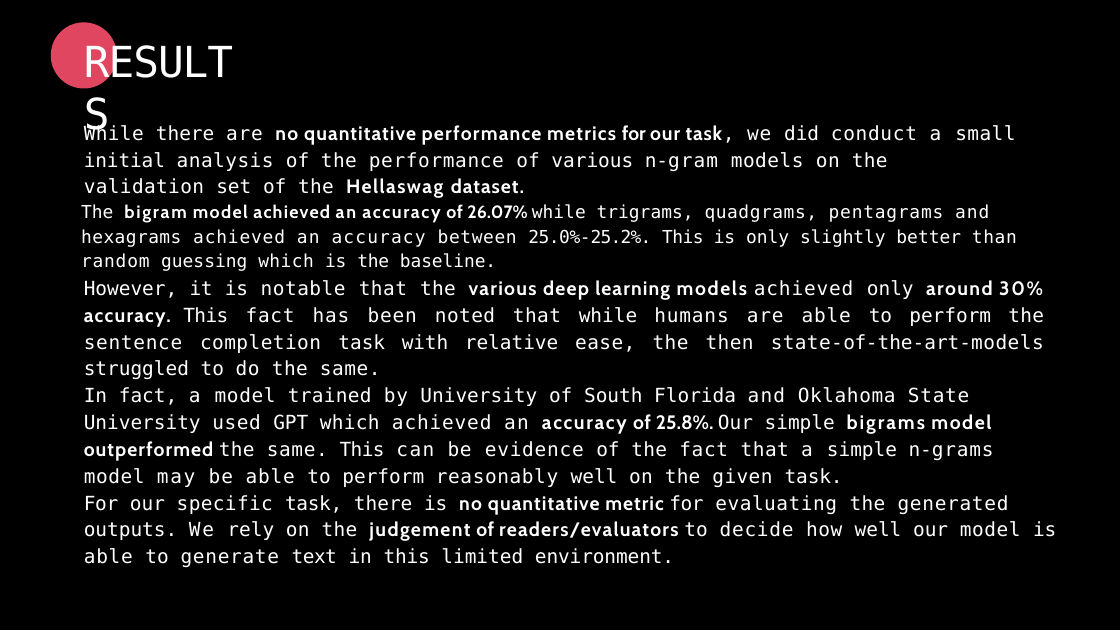
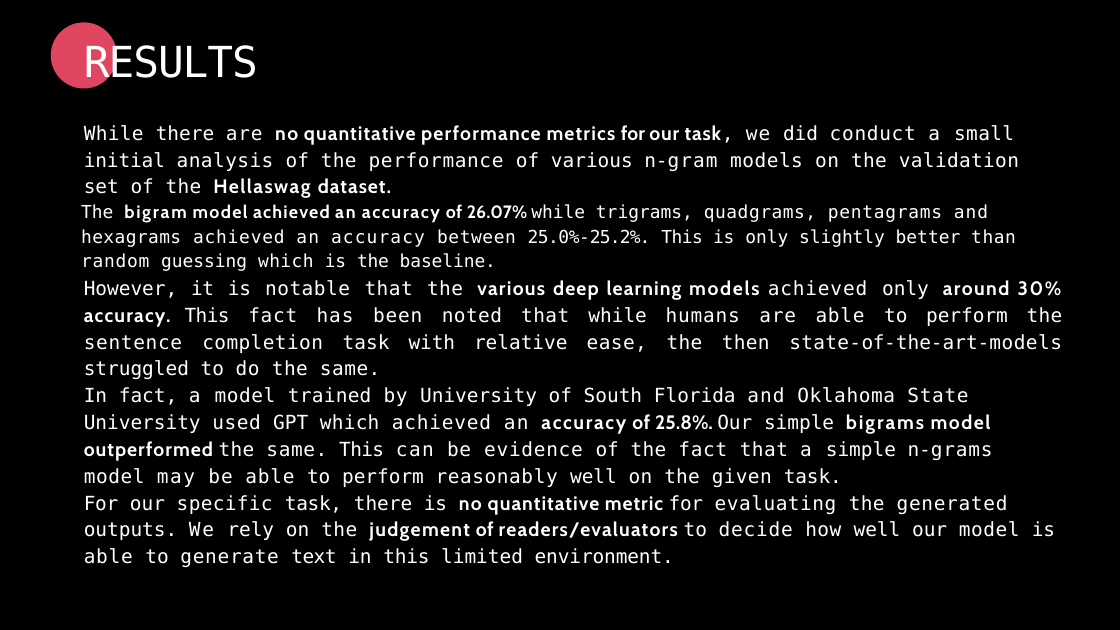
Before and after one commit to AdityaGhosh1008/Auto_complete_using_multi_N_grams, a slide deck: slide 8 of ML_Project_23.pptx. Drawn at 1120x630 pixels with LibreOffice and Linux fonts; fonts in the diff are those of the drawing; background and template pictures are left out. Boxes give left, top, right and bottom in pixels: in the first picture for what was removed or moved away, otherwise in the second. Text is boxed around its words. In the diff, an @@ line names an element or a change of style, - is before the commit and + after.

```diff
--- a/ML_Project_23.pptx
+++ b/ML_Project_23.pptx
@@ title "RESULTS" rewrapped from <box>83,34,253,87</box> to <box>84,43,258,87</box> @@
@@ text "While there are no quantitative ..." at <box>81,125,1063,541</box>: letter spacing 1.9 to 1.8 pt in "no", "no"; letter spacing 1.4 to 1.3 pt in "quantitative n-gram", "outperformed", "quantitative"; letter spacing 1.6 to 1.5 pt in "metrics", "achieved", "deep"; letter spacing 1.1 to 1 pt in "task,", "achieved", "able", "able" and 1 more places; letter spacing 0.7 to 0.6 pt in "analysis", "that that", "of that", "of"; letter spacing -0.2 to -0.3 pt in "n-gram", "the", "n-grams"; letter spacing 1.8 to 1.7 pt in "model", "judgement"; letter spacing 0.6 to 0.5 pt in "hexagrams which", "the", "given"; letter spacing 0.8 to 0.7 pt in "than", "same.", "evaluating"; letter spacing 0.5 to 0.4 pt in "trained"; line spacing 1.15 to 1.14 @@
```
Also in this commit, not shown: 7 other slides changed, 1 other file.
